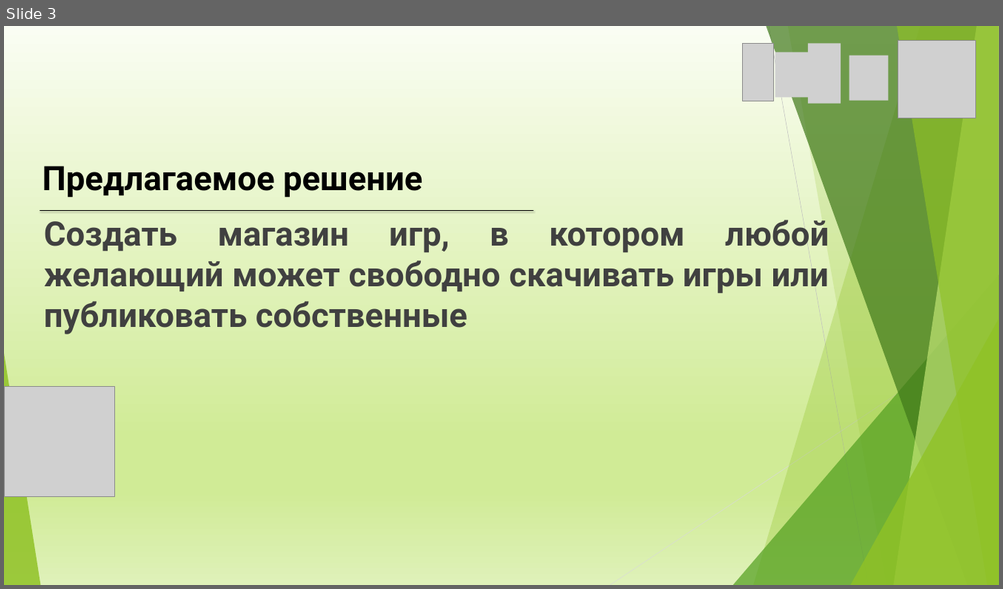
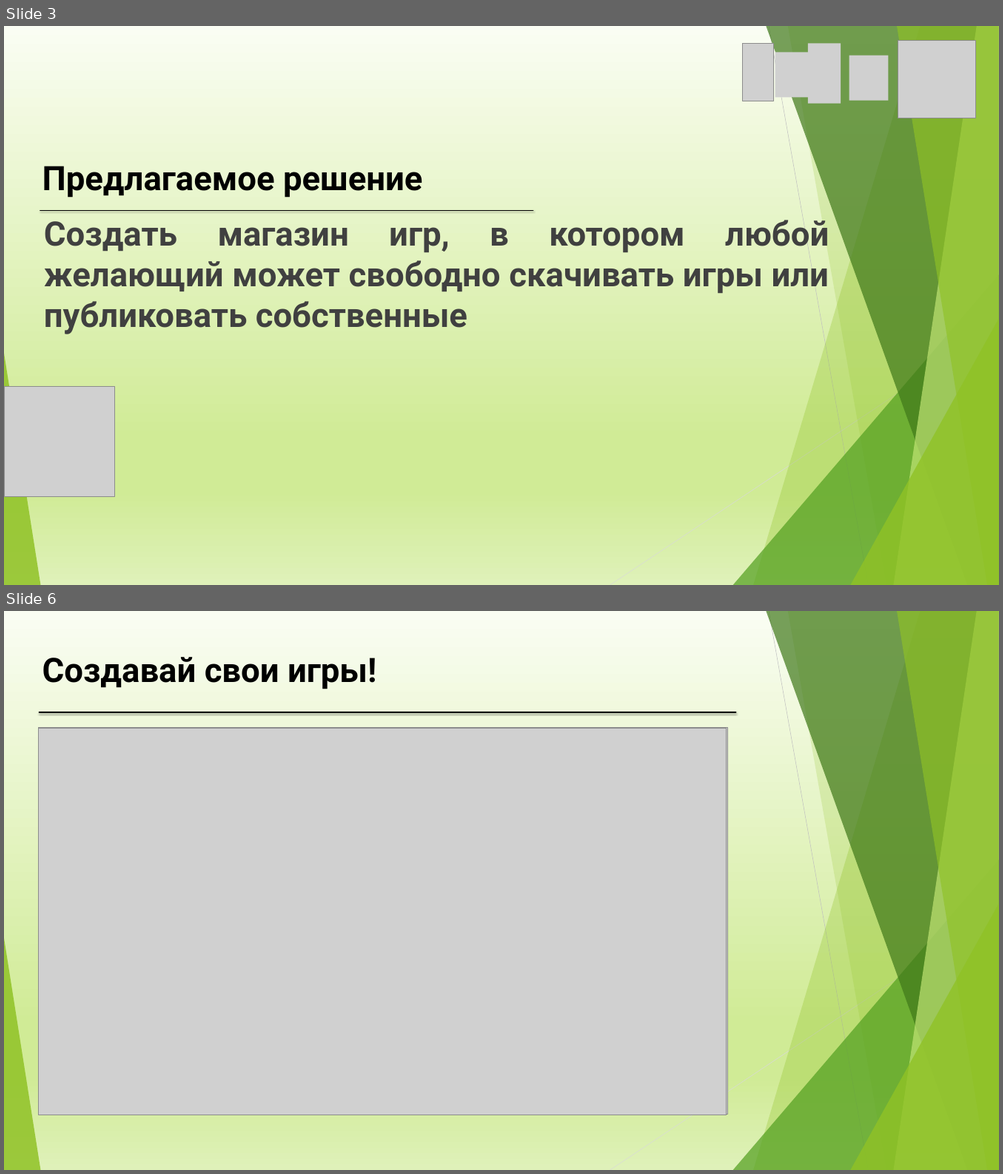
Before and after one commit to mathusha2023/GameStore, a slide deck: Презентация данжона(2).pptx. Shown one above the other, each under a label of ours: slide 3 before the commit, slides 3 and 6 after it; the slides between them are not shown. The pictures are 1003x589 and 1003x1174 pixels, drawn with LibreOffice and Linux fonts; fonts in the diff are those of the drawing; grey boxes stand for pictures. Boxes give left, top, right and bottom in pixels: in the first picture for what was removed or moved away, otherwise in the second. Text is boxed around its words. In the diff, an @@ line names an element or a change of style, - is before the commit and + after.

```diff
--- a/Презентация данжона(2).pptx
+++ b/Презентация данжона(2).pptx
@@ slide 6 added at box(4, 611, 999, 1170), background gradient #FAFDF3 to #D0EB96 to #DFF1B9; not listed: 10 template elements that a slide beside it also shows @@
@@ text added at box(42, 657, 376, 689), 65 pt, text #000000, bold @@
+Создавай свои игры!
@@ line added from (39, 712) to (736, 712), #000000 2 pt @@
@@ picture added at box(38, 727, 727, 1114) @@
@@ picture added at box(38, 729, 726, 1115) @@
```
Also in this commit, not shown: 3 slides changed, 7 other slides added.
